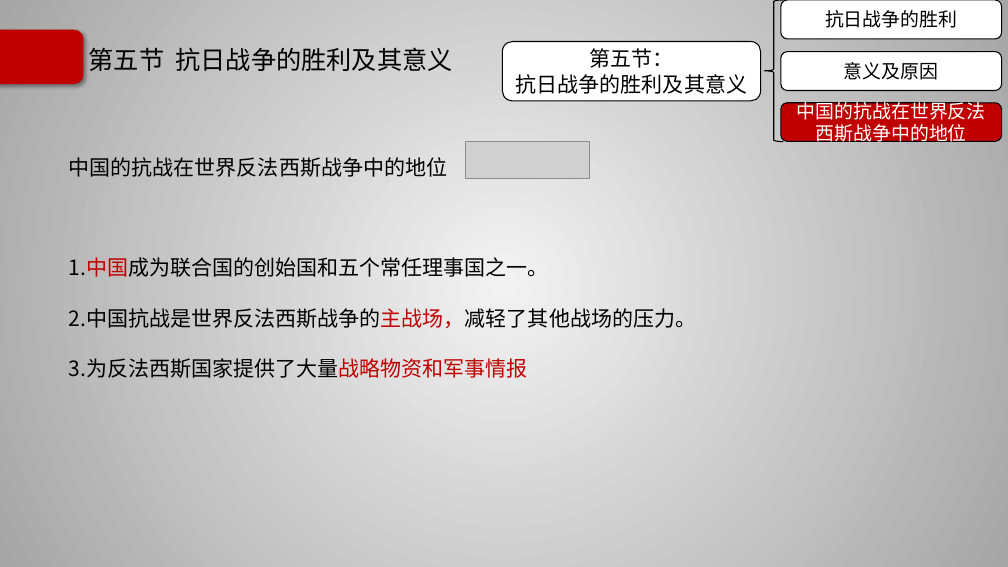
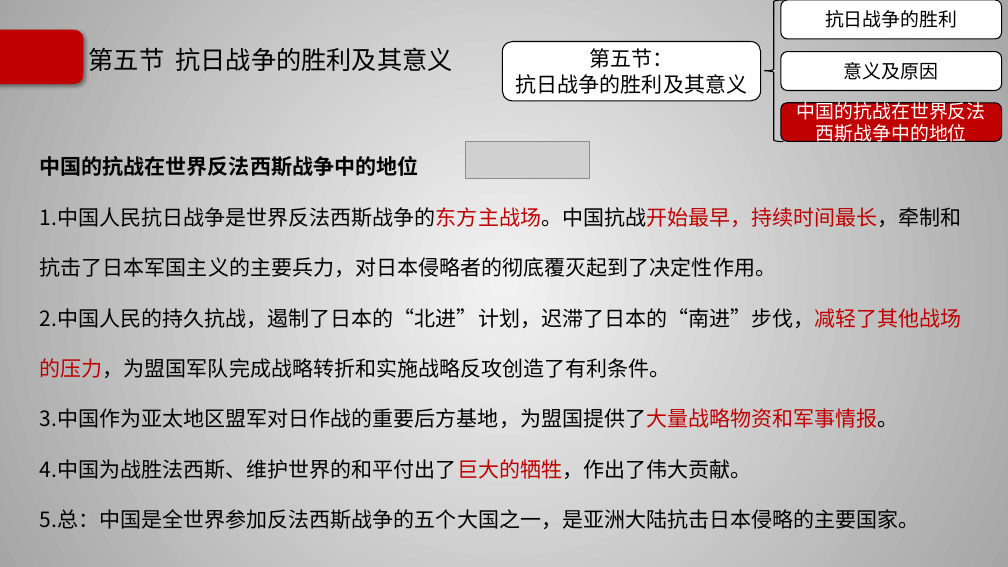
Before and after one commit to Call-me-zhy/tangtang, a slide deck: slide 68 of 5 中国近现代史纲要/课件/中国近现代史纲要精讲6.pptx. Drawn at 1008x567 pixels with LibreOffice and Linux fonts; fonts in the diff are those of the drawing; grey boxes stand for pictures; background and template pictures are left out. Boxes give left, top, right and bottom in pixels: in the first picture for what was removed or moved away, otherwise in the second. Text is boxed around its words. In the diff, an @@ line names an element or a change of style, - is before the commit and + after.

```diff
--- a/5 中国近现代史纲要/课件/中国近现代史纲要精讲6.pptx
+++ b/5 中国近现代史纲要/课件/中国近现代史纲要精讲6.pptx
@@ text "中国的抗战在世界反法西斯战争中的地位" moved from (x1=69, y1=157, x2=697, y2=378) to (x1=40, y1=156, x2=962, y2=529) @@
@@ text at (x1=40, y1=156, x2=419, y2=179): bold on in "中国的抗战在世界反法西斯战争中的地位" @@
@@ text at (x1=40, y1=207, x2=962, y2=529): text changed @@
-1.中国成为联合国的创始国和五个常任理事国之一。
-2.中国抗战是世界反法西斯战争的主战场，减轻了其他战场的压力。
-3.为反法西斯国家提供了大量战略物资和军事情报
+1.中国人民抗日战争是世界反法西斯战争的东方主战场。中国抗战开始最早，持续时间最长，牵制和抗击了日本军国主义的主要兵力，对日本侵略者的彻底覆灭起到了决定性作用。
+2.中国人民的持久抗战，遏制了日本的“北进”计划，迟滞了日本的“南进”步伐，减轻了其他战场的压力，为盟国军队完成战略转折和实施战略反攻创造了有利条件。
+3.中国作为亚太地区盟军对日作战的重要后方基地，为盟国提供了大量战略物资和军事情报。
+4.中国为战胜法西斯、维护世界的和平付出了巨大的牺牲，作出了伟大贡献。
+5.总：中国是全世界参加反法西斯战争的五个大国之一，是亚洲大陆抗击日本侵略的主要国家。
```
Also in this commit, not shown: 11 other slides changed, 7 other files.
